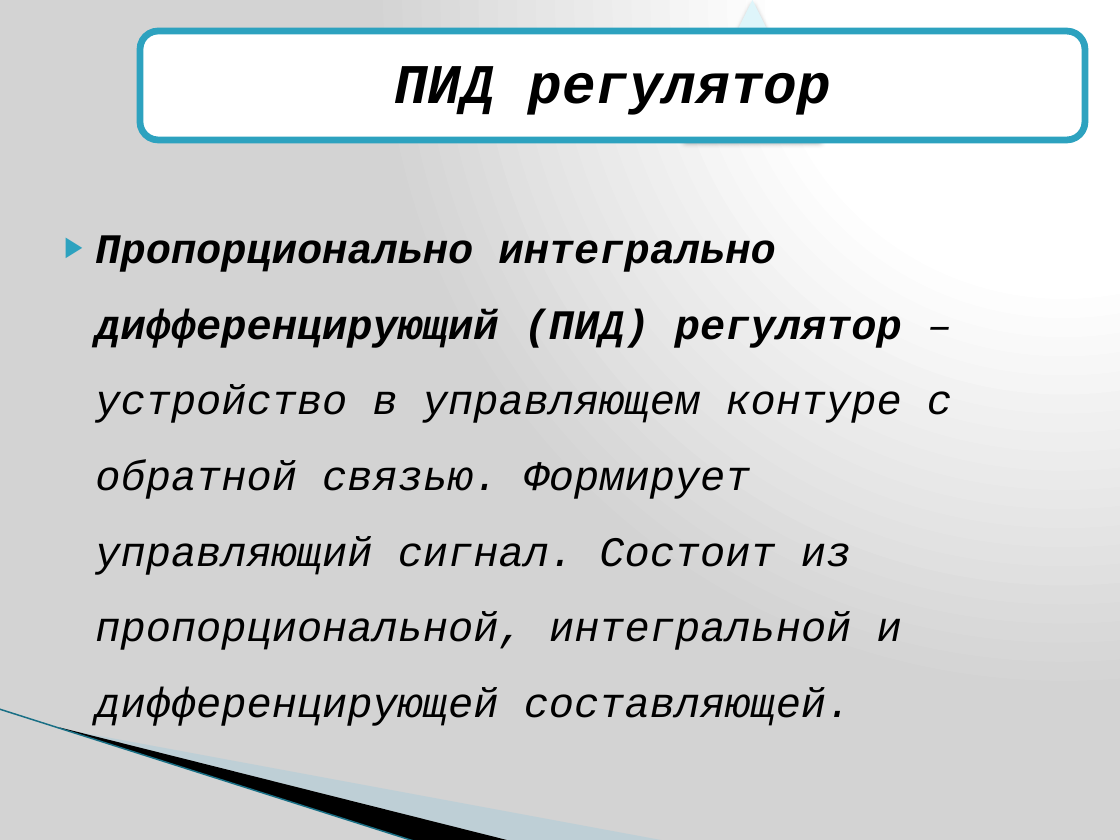
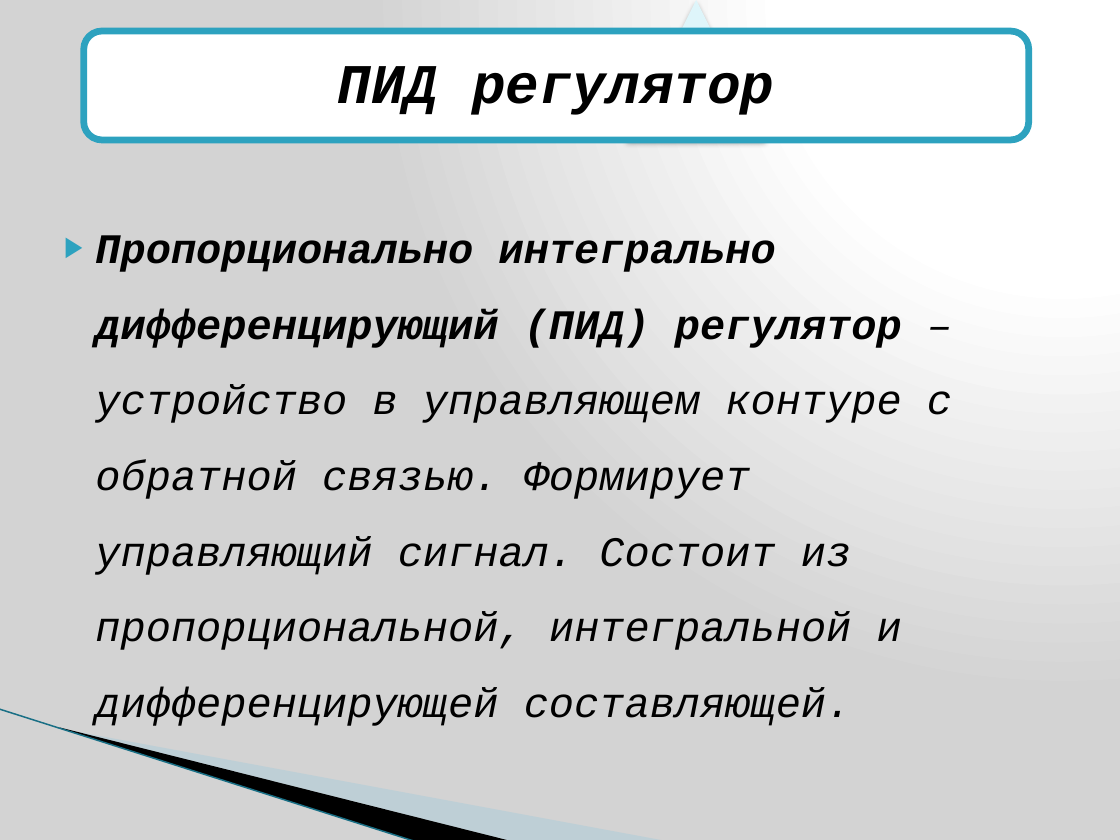
Before and after one commit to Srudyjj/DiplomaMaster, a slide deck: slide 2 of Презентация1.pptx. Drawn at 1120x840 pixels with LibreOffice and Linux fonts; fonts in the diff are those of the drawing; background and template pictures are left out. Boxes give left, top, right and bottom in pixels: in the first picture for what was removed or moved away, otherwise in the second. Text is boxed around its words. In the diff, an @@ line names an element or a change of style, - is before the commit and + after.

Commit message:
Add presentation2

```diff
--- a/Презентация1.pptx
+++ b/Презентация1.pptx
@@ 1 text, 1 rounded rectangle, 1 triangle: place and size @@
-1 text, 1 rounded rectangle, 1 triangle at <box>140,0,1085,140</box>
+1 text, 1 rounded rectangle, 1 triangle at <box>84,0,1029,140</box>
```
Also in this commit, not shown: 13 slides added, 3 other files.
